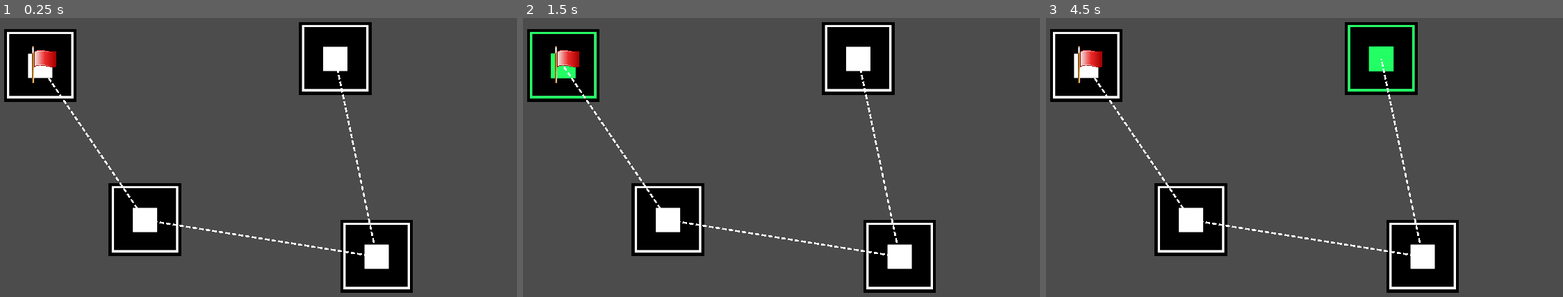
Above: before the commit, frames 1-3 (left to right).
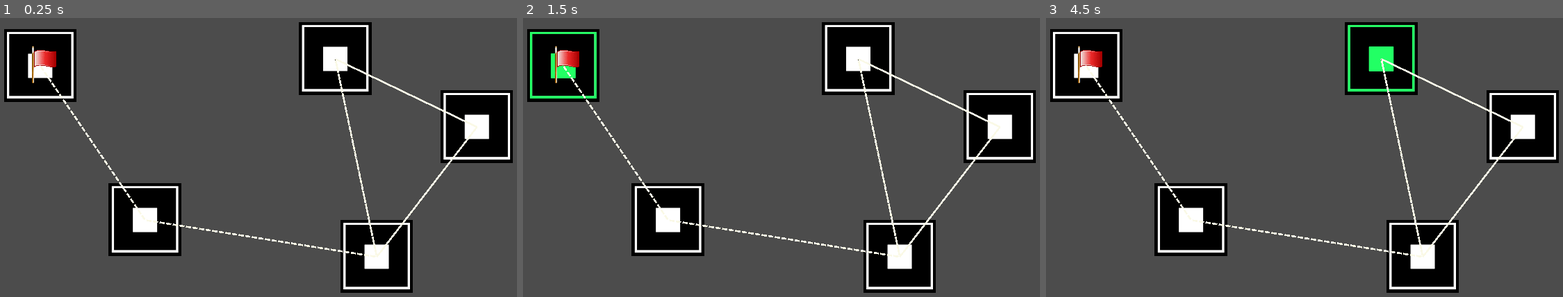
Above: after the commit, the same moments.

Repository: UnderVanCo-Op/Expeditions-Guide
Game: Godot game, scene res://Levels/Tests/Andrey.tscn
Two runs of this game, one before a commit and one after it. Both use one fixed random seed, a clock stepped at 60 frames per second and the inputs below.
Inputs (mouse positions are in pixels of both pictures, inside the frame that each line leads up to):
- Up to frame 1 (0.25 s): no input
- Up to frame 2 (1.5 s): click (564, 65) at 0.52 s; click (564, 65) at 1.27 s
- Up to frame 3 (4.5 s): click (1087, 65) at 2.02 s; tap Enter at 2.75, 4.25 s; move the mouse to (1428, 129) at 2.77 s; tap Space at 3.5 s; move the mouse to (1190, 163) at 3.52 s; move the mouse to (1361, 76) at 4.27 s

The runs differ from the first frame. In frame 1, 4.6% of the frame differs, in the area x 7-100%, y 14-86%; in frame 2, 4.6%; in frame 3, 4.6%.

Commit message:
Saving System add-on: Removing paths work, 7/10

Diff:
--- a/Game Files/GameManager.gd
+++ b/Game Files/GameManager.gd
@@ -79,7 +79,7 @@
 # ---------- Save and Load methods ----------------------------------------------------------------------
 # Called in _ready
 func LoadGame() -> void:
-	# Paths work
+	# Paths work (script part)
 	if(SaveMInst.DoesSaveExists()):
 		print("GM: Save for paths exists, loading...")
 		var _data = SaveMInst.Load_paths()
@@ -101,8 +101,8 @@
 	# Paths work
 	var data := {}
 	for p in get_node("../Points").get_children():
-		data[p.name] = p.sosedi
-		pass
+		if(p.sosedi):
+			data[p.name] = p.sosedi
 	print("GM: data to save: ", data)
 	SaveMInst.Save_paths(data)
 
--- a/Game Files/GameManager.tscn
+++ b/Game Files/GameManager.tscn
@@ -1,6 +1,10 @@
-[gd_scene load_steps=2 format=2]
+[gd_scene load_steps=3 format=2]
 
 [ext_resource path="res://Game Files/GameManager.gd" type="Script" id=1]
+[ext_resource path="res://Game Files/PathsLoader.gd" type="Script" id=2]
 
 [node name="GameManager" type="Node2D"]
 script = ExtResource( 1 )
+
+[node name="PathsLoader" type="Node2D" parent="."]
+script = ExtResource( 2 )
--- /dev/null
+++ b/Game Files/PathsLoader.gd
@@ -0,0 +1,61 @@
+tool
+extends Node2D
+
+var PathScene = preload("res://Objects/Way.tscn")
+var togglePathLoading = true
+
+
+func _ready() -> void:
+	if(!togglePathLoading):
+		print("PL: Ready of a PathsLoader, but Path Loading is off")
+		return
+	print("PL: Ready of a PathsLoader, Path Loading is on")
+	# Paths work (visual part, mostly copied from SaveMaster)
+	var PathsPath = "res://Paths.json"
+	var PathsFile := File.new()
+
+	var error := PathsFile.open(PathsPath, File.READ)
+	if error != OK:
+		printerr("PL: Could not open the file %s. Aborting load operation. Error code: %s" % [PathsPath, error])
+		return
+
+	# mb clearing data?
+
+	var text = PathsFile.get_as_text()
+	PathsFile.close()
+
+	var data : Dictionary = JSON.parse(text).result
+	print("PL: received data: ", data)
+
+	var ps = get_node_or_null("../../Points")
+	if(!ps):
+		printerr("PL: could not get Points node, no Paths will be drawn")
+		return
+
+	for p in ps.get_children():
+		if(p.name in data.keys()):
+			print("\nPL: Found some point in saved data: ", p.name, ", data: ", data[p.name])
+			var content = data[p.name] as Array
+			for adjps in content:
+				print("PL: Adj point '", adjps,"' found!")
+				var _adjp = get_node_or_null("../../Points/" + str(adjps))
+				if(!_adjp):
+					printerr("PL: could not get adjacent point from save, do you have old save file?")
+					return
+#				newWay.points.resize(0)		# clearing (not worked, btw)
+#				newWay.default_color = Color(255, 254, 246, 255)		# Color
+#				newWay.texture = load("res://Objects/WayTile3.png")		# Texture
+#				newWay.texture_mode = 1									# Tile mode
+				var newWay = PathScene.instance()
+				newWay.points = PoolVector2Array([p.position, _adjp.position])		# Trick to make this thing work
+#				print("PL: newWay size after all actions: ", newWay.points.size())	# test print
+
+				get_node("../../Lines").add_child(newWay)				# add to scene
+				newWay.set_owner(get_tree().current_scene)	# required to make the node visible in the Scene tree dock and persist changes made by the tool script to the saved scene file.
+
+
+
+
+# Called every frame. 'delta' is the elapsed time since the previous frame.
+#func _process(delta: float) -> void:
+#	pass
--- a/Levels/Tests/Andrey.tscn
+++ b/Levels/Tests/Andrey.tscn
@@ -27,6 +27,9 @@
 
 [node name="Point4" parent="Points" instance=ExtResource( 1 )]
 position = Vector2( 1371, 921 )
+
+[node name="Point5" parent="Points" instance=ExtResource( 1 )]
+position = Vector2( 1717, 472 )
 
 [node name="Ways" type="Node2D" parent="."]
 
@@ -62,3 +65,15 @@
 default_color = Color( 255, 254, 246, 255 )
 texture = ExtResource( 4 )
 texture_mode = 1
+
+[node name="@@2" type="Line2D" parent="Lines"]
+points = PoolVector2Array( 1717, 472, 1228, 237 )
+default_color = Color( 255, 254, 246, 255 )
+texture = ExtResource( 4 )
+texture_mode = 1
+
+[node name="@@2" type="Line2D" parent="Lines"]
+points = PoolVector2Array( 1371, 921, 1717, 472 )
+default_color = Color( 255, 254, 246, 255 )
+texture = ExtResource( 4 )
+texture_mode = 1
--- a/Paths.json
+++ b/Paths.json
@@ -1 +1 @@
-{"Start":["Point2"],"Point3":["Point4"],"Point2":["Point4","Start"],"Point4":["Point2","Point3"]}
+{"Start":["Point2"],"Point3":["Point4","Point5"],"Point2":["Point4","Start"],"Point4":["Point2","Point3","Point5"],"Point5":["Point3","Point4"]}
Not shown, added: Graphics/Illustrator/Костер1.ai
